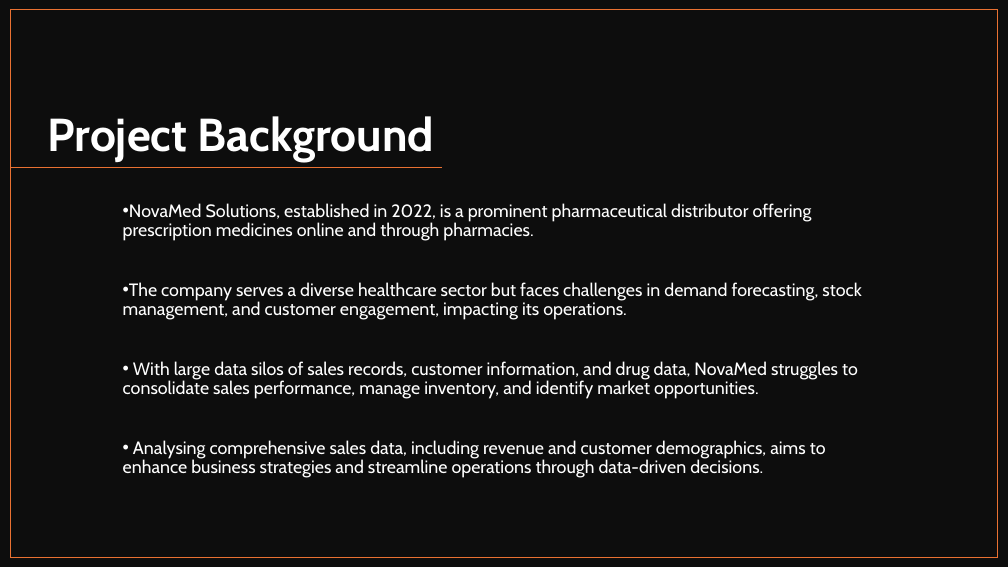
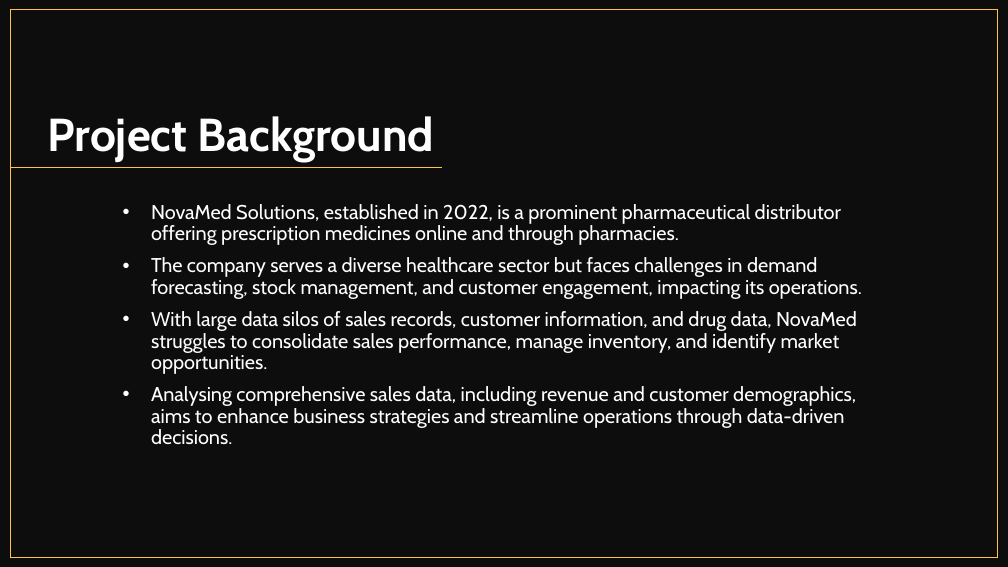
Before and after one commit to cephard/NovaMed-Solutions, a slide deck: slide 2 of NovaMed Solutions Presentation.pptx. Drawn at 1008x567 pixels with LibreOffice and Linux fonts; fonts in the diff are those of the drawing. Boxes give left, top, right and bottom in pixels: in the first picture for what was removed or moved away, otherwise in the second. Text is boxed around its words. In the diff, an @@ line names an element or a change of style, - is before the commit and + after.

```diff
--- a/NovaMed Solutions Presentation.pptx
+++ b/NovaMed Solutions Presentation.pptx
@@ background #FFFFFF to #FDC543 @@
@@ rectangle at (11, 10, 998, 558): outline #E97132 1 pt to #FDC543 1 pt @@
@@ line (442, 168) - (11, 168): stroke #E97132 1 pt to #FDC543 1 pt @@
@@ subtitle "NovaMed Solutions, established in 2022, ..." at (151, 204, 862, 444): size 17 to 19 pt; indent changed @@
```
Also in this commit, not shown: 24 other slides changed, 11 slides added, 8 slides removed, 3 other files.
